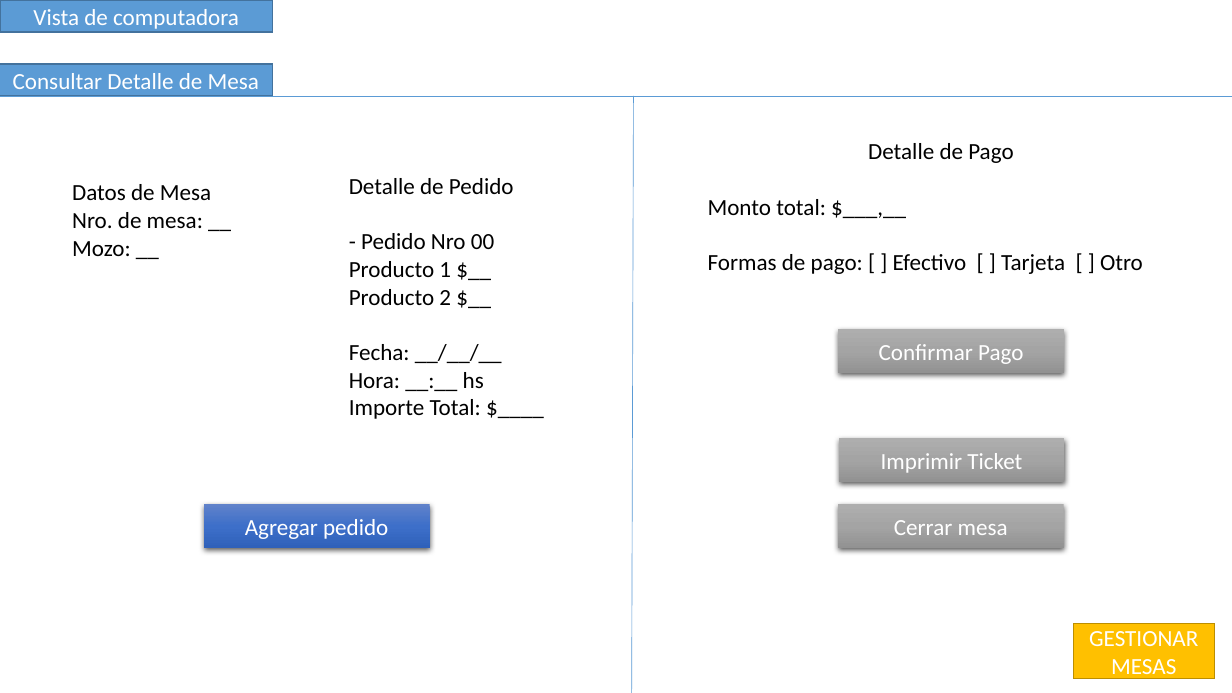
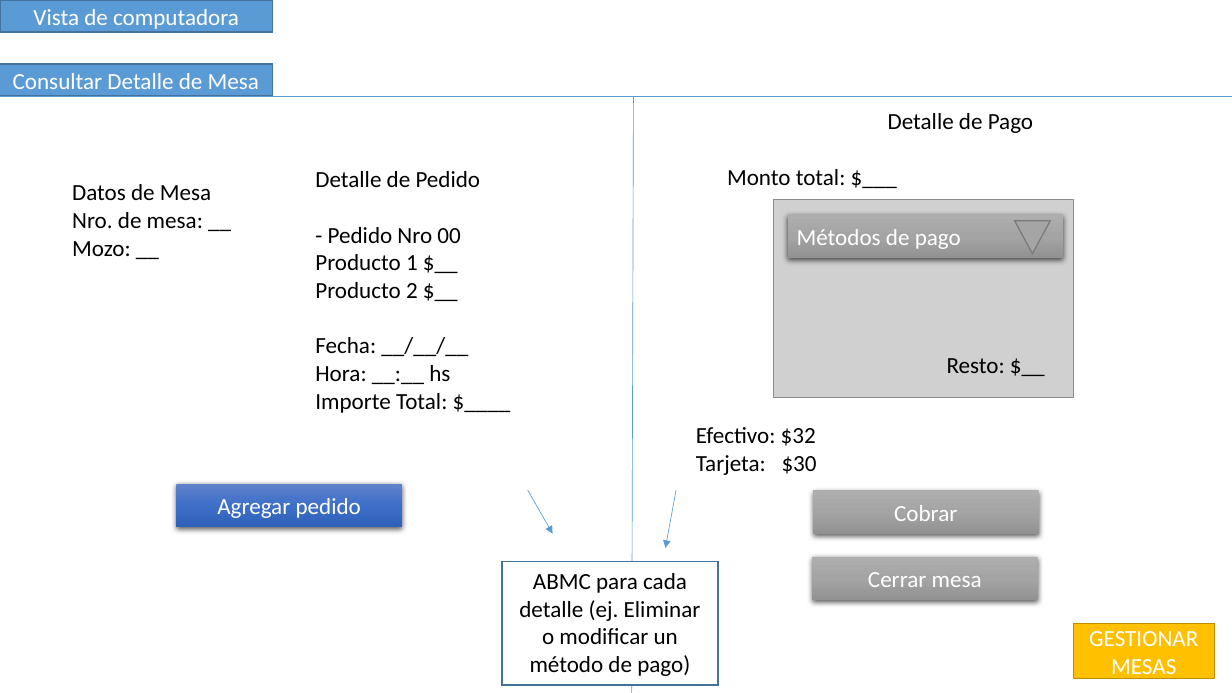
Before and after one commit to bosionicolas/proyecto-app, a slide deck: slide 3 of interfaz-vista/interfaz-1.pptx. Drawn at 1232x693 pixels with LibreOffice and Linux fonts; fonts in the diff are those of the drawing; grey boxes stand for pictures. Boxes give left, top, right and bottom in pixels: in the first picture for what was removed or moved away, otherwise in the second. Text is boxed around its words. In the diff, an @@ line names an element or a change of style, - is before the commit and + after.

```diff
--- a/interfaz-vista/interfaz-1.pptx
+++ b/interfaz-vista/interfaz-1.pptx
@@ text "Detalle de Pago": place and size @@
-text "Detalle de Pago" at box(708, 143, 1143, 274)
+text "Detalle de Pago" at box(727, 113, 1033, 185)
@@ text "Detalle de Pedido": place and size @@
-text "Detalle de Pedido" at box(349, 178, 514, 419)
+text "Detalle de Pedido" at box(315, 171, 481, 413)
@@ text at box(727, 169, 846, 185): text changed @@
-Monto total: $___,__
-Formas de pago: [ ] Efectivo [ ] Tarjeta [ ] Otro
+Monto total: $___
@@ picture added at box(774, 200, 1074, 398) @@
@@ rectangle added at box(787, 214, 1063, 258), fill gradient #AFAFAF to #A5A5A5 to #939393, 18 pt, text #FFFFFF @@
+Métodos de pago
@@ triangle added at box(1015, 221, 1051, 254), fill #A5A5A5, outline #7A7A7A 1 pt @@
@@ rectangle removed at box(838, 329, 1064, 372) @@
-Confirmar Pago
@@ text added at box(947, 358, 1005, 373), 18 pt, text #000000 @@
+Resto: $__
@@ text added at box(696, 427, 817, 475), 18 pt, text #000000 @@
+Efectivo: $32
+Tarjeta: $30
@@ rectangle "Agregar pedido": place and size @@
-rectangle "Agregar pedido" at box(204, 505, 430, 548)
+rectangle "Agregar pedido" at box(177, 483, 402, 527)
@@ arrow added from (528, 490) to (553, 534), #5B9BD5 0.5 pt @@
@@ arrow added from (677, 490) to (665, 548), #5B9BD5 0.5 pt @@
@@ rectangle "Cobrar": place and size @@
-rectangle "Cobrar" at box(839, 438, 1065, 482)
+rectangle "Cobrar" at box(813, 490, 1039, 533)
@@ text in rectangle at box(894, 505, 957, 521): text changed @@
-Imprimir Ticket
+Cobrar
@@ rectangle added at box(502, 562, 718, 686), fill #FFFFFF, outline #43739E 1 pt, 18 pt, text #000000 @@
+ABMC para cada detalle (ej. Eliminar o modificar un método de pago)
@@ rectangle "Cerrar mesa": place and size @@
-rectangle "Cerrar mesa" at box(838, 505, 1064, 548)
+rectangle "Cerrar mesa" at box(812, 556, 1038, 600)
```
Also in this commit, not shown: 1 other slide changed, 4 other files.
